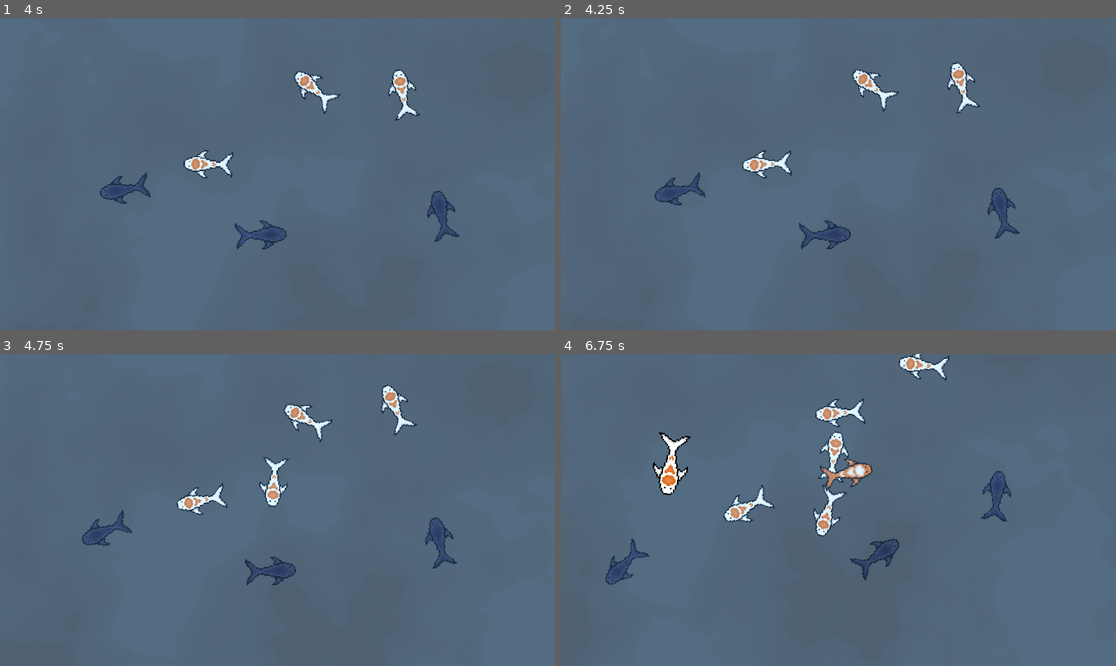
Above: before the commit, frames 1-4 (two rows, left to right).
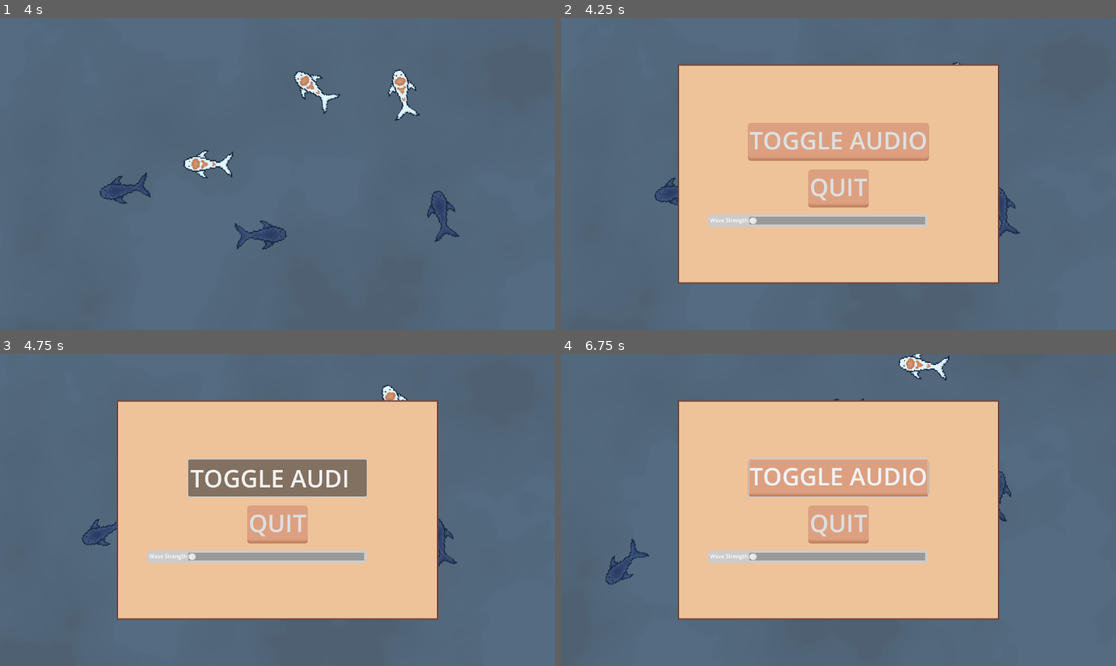
Above: after the commit, the same moments.

Repository: RankedLotus/fish_sim
Game: Godot game, scene res://scenes/level.tscn
The game is run twice, just before and just after one commit, with the same random seed, the same clock (stepped at 60 frames per second) and the same inputs. The engine's default icon, where the game draws it, is replaced by a stand-in: a white triangle on a blue panel in a dark square. Sound files missing from this copy of the repository are replaced by a short silence.
Inputs (mouse positions are in pixels of both pictures, inside the frame that each line leads up to):
- Up to frame 1 (4 s): move the mouse to (399, 158) at 0.52 s; click (399, 158) at 0.6 s; move the mouse to (166, 189) at 1.27 s; click (166, 189) at 1.35 s; move the mouse to (333, 105) at 2.02 s; click (333, 105) at 2.1 s; move the mouse to (249, 236) at 2.77 s; click (249, 236) at 2.85 s; move the mouse to (444, 220) at 3.52 s; click (444, 220) at 3.6 s
- Up to frame 2 (4.25 s): tap Escape (escape, bound only after the commit) at 4.15 s
- Up to frame 3 (4.75 s): click (277, 478) at 4.25 s, where only the run after the commit has a clickable "TOGGLE AUDIO"
- Up to frame 4 (6.75 s): click (838, 478) at 5 s, where only the run after the commit has a clickable "TOGGLE AUDIO"; click (838, 478) at 5.75 s, where only the run after the commit has a clickable "TOGGLE AUDIO"; move the mouse to (672, 463) at 6.52 s; click (672, 463) at 6.6 s

Frame 1 is identical in both runs. In frame 2, 41% of the frame differs, in the area x 21-79%, y 14-86%; in frame 3, 41%; in frame 4, 41%, in the area x 16-79%, y 14-86%.

Commit message:
made menu and wave speed slider

Diff:
--- a/level.gdshader
+++ b/level.gdshader
@@ -5,7 +5,8 @@
 uniform vec2 scroll = vec2(0.002, 0.002);
 uniform sampler2D noise2 : repeat_enable;
 uniform vec2 scroll2 = vec2(0.003, 0.003);
-uniform float distortion_strength : hint_range(-4, 4) = 4;
+uniform float distortion_strength = 1.0;
+uniform vec2 my_unique_strength = vec2(10.0, 10.0);
 uniform vec4 tone_color : source_color;
 uniform vec4 top_color : source_color;
 uniform float light_start : hint_range(0.0, 1.0) = 0.275;
@@ -15,12 +16,15 @@
 	// Called for every vertex the material is visible on.
 }
 
+uniform float s2 = 2.0;
+
 void fragment() {
 	float depth = texture(noise, UV + scroll * TIME * 0.2).r *
 	texture(noise2, UV + scroll2 * TIME * 0.2).r;
 	vec4 noise_col = texture(noise, UV + scroll * TIME * 0.2);
+	vec2 my_strength = distortion_strength * 3.5 * noise_col.rg;
 	vec4 screen_col = texture(SCREEN_TEXTURE,
-	 SCREEN_UV + distortion_strength * noise_col.r, -1);
+	 SCREEN_UV + s2 * distortion_strength * noise_col.r, -1);
 	vec4 top_light = smoothstep(0.2, 0.25, depth) * tone_color;
 	if (depth > 0.2 && depth < 0.6) {
 		COLOR = screen_col * 0.8 + 0.5 * tone_color + top_light * depth * 0.2;
--- /dev/null
+++ b/menu.gd
@@ -0,0 +1,9 @@
+extends Control
+
+
+func _on_quit_pressed():
+	get_tree().quit()
+
+
+func _on_h_slider_value_changed(value):
+	$"../..".shader_water_strength = value
--- /dev/null
+++ b/menu.tscn
@@ -0,0 +1,83 @@
+[gd_scene load_steps=5 format=3 uid="uid://c7mdfmap7klbc"]
+
+[ext_resource type="Texture2D" uid="uid://bxhi5u2orp7j1" path="res://art/menu-bkg.png" id="1_judfj"]
+[ext_resource type="Script" path="res://menu.gd" id="1_sbatl"]
+[ext_resource type="Theme" uid="uid://br5tb1b2ybjei" path="res://menu_theme.tres" id="2_dv8xh"]
+[ext_resource type="Theme" uid="uid://r4b8c8v4684v" path="res://slider_theme.tres" id="4_85qbd"]
+
+[node name="Menu" type="Control"]
+layout_mode = 3
+anchors_preset = 15
+anchor_right = 1.0
+anchor_bottom = 1.0
+grow_horizontal = 2
+grow_vertical = 2
+script = ExtResource("1_sbatl")
+metadata/_edit_use_anchors_ = true
+
+[node name="NinePatchRect" type="NinePatchRect" parent="."]
+layout_mode = 1
+anchors_preset = 8
+anchor_left = 0.5
+anchor_top = 0.5
+anchor_right = 0.5
+anchor_bottom = 0.5
+offset_left = -335.0
+offset_top = -229.0
+offset_right = 335.0
+offset_bottom = 229.0
+grow_horizontal = 2
+grow_vertical = 2
+texture = ExtResource("1_judfj")
+patch_margin_left = 5
+patch_margin_top = 5
+patch_margin_right = 5
+patch_margin_bottom = 5
+axis_stretch_horizontal = 2
+axis_stretch_vertical = 2
+
+[node name="VBoxContainer" type="VBoxContainer" parent="NinePatchRect"]
+layout_mode = 1
+anchors_preset = 8
+anchor_left = 0.5
+anchor_top = 0.5
+anchor_right = 0.5
+anchor_bottom = 0.5
+offset_left = -184.0
+offset_top = -89.0
+offset_right = 184.0
+offset_bottom = 89.0
+grow_horizontal = 2
+grow_vertical = 2
+theme_override_constants/separation = 20
+
+[node name="audio" type="Button" parent="NinePatchRect/VBoxContainer"]
+layout_mode = 2
+size_flags_horizontal = 4
+theme = ExtResource("2_dv8xh")
+text = "TOGGLE AUDIO"
+
+[node name="quit" type="Button" parent="NinePatchRect/VBoxContainer"]
+layout_mode = 2
+size_flags_horizontal = 4
+theme = ExtResource("2_dv8xh")
+text = "QUIT"
+
+[node name="HSlider" type="HSlider" parent="NinePatchRect/VBoxContainer"]
+layout_mode = 2
+size_flags_vertical = 4
+theme = ExtResource("4_85qbd")
+max_value = 40.0
+step = 0.5
+
+[node name="Label" type="Label" parent="NinePatchRect/VBoxContainer/HSlider"]
+layout_mode = 0
+offset_left = -81.0
+offset_top = -1.0
+offset_right = 4.0
+offset_bottom = 36.0
+theme_override_font_sizes/font_size = 11
+text = "Wave Strength"
+
+[connection signal="pressed" from="NinePatchRect/VBoxContainer/quit" to="." method="_on_quit_pressed"]
+[connection signal="value_changed" from="NinePatchRect/VBoxContainer/HSlider" to="." method="_on_h_slider_value_changed"]
--- /dev/null
+++ b/menu_theme.tres
@@ -0,0 +1,7 @@
+[gd_resource type="Theme" load_steps=2 format=3 uid="uid://br5tb1b2ybjei"]
+
+[ext_resource type="StyleBox" uid="uid://ccdhtb58krhh0" path="res://normal_button.tres" id="1_gxt5q"]
+
+[resource]
+default_font_size = 50
+Button/styles/normal = ExtResource("1_gxt5q")
--- /dev/null
+++ b/normal_button.tres
@@ -0,0 +1,15 @@
+[gd_resource type="StyleBoxFlat" format=3 uid="uid://ccdhtb58krhh0"]
+
+[resource]
+bg_color = Color(0.861053, 0.627146, 0.504357, 1)
+border_width_bottom = 8
+border_color = Color(0.862745, 0.627451, 0.505882, 0)
+border_blend = true
+corner_radius_top_left = 5
+corner_radius_top_right = 5
+corner_radius_bottom_right = 5
+corner_radius_bottom_left = 5
+expand_margin_left = 2.0
+expand_margin_right = 2.0
+shadow_color = Color(0.738659, 0.482735, 0.347462, 1)
+shadow_size = 1
--- a/project.godot
+++ b/project.godot
@@ -22,3 +22,8 @@
 "events": [Object(InputEventMouseButton,"resource_local_to_scene":false,"resource_name":"","device":-1,"window_id":0,"a …(257 unchanged characters)…
 ]
 }
+escape={
+"deadzone": 0.5,
+"events": [Object(InputEventKey,"resource_local_to_scene":false,"resource_name":"","device":-1,"window_id":0,"alt_pressed":false,"shift_pressed":false,"ctrl_pressed":false,"meta_pressed":false,"pressed":false,"keycode":0,"physical_keycode":4194305,"key_label":0,"unicode":0,"echo":false,"script":null)
+]
+}
--- a/scenes/level.tscn
+++ b/scenes/level.tscn
@@ -1,10 +1,11 @@
-[gd_scene load_steps=10 format=3 uid="uid://cebonqygwpakc"]
+[gd_scene load_steps=11 format=3 uid="uid://cebonqygwpakc"]
 
 [ext_resource type="Script" path="res://scripts/level.gd" id="1_ganfl"]
 [ext_resource type="Shader" path="res://level.gdshader" id="2_lx0uc"]
 [ext_resource type="Texture2D" uid="uid://48ahf4pgdw5y" path="res://art/icon.svg" id="3_r70a0"]
 [ext_resource type="PackedScene" uid="uid://d3ymaghq6gyyb" path="res://scenes/koi_fish.tscn" id="4_icc3s"]
 [ext_resource type="AudioStream" uid="uid://cjr62psid121" path="res://art/lake-wavelet-27909.mp3" id="5_6fyur"]
+[ext_resource type="PackedScene" uid="uid://c7mdfmap7klbc" path="res://menu.tscn" id="6_oxkog"]
 
 [sub_resource type="FastNoiseLite" id="FastNoiseLite_d1lfi"]
 
@@ -21,10 +22,12 @@
 shader_parameter/scroll = Vector2(0.1, 0.1)
 shader_parameter/scroll2 = Vector2(0.08, 0.08)
 shader_parameter/distortion_strength = 0.00800005
+shader_parameter/my_unique_strength = Vector2(10, 10)
 shader_parameter/tone_color = Color(0.133664, 0.277164, 0.41055, 0.635294)
 shader_parameter/top_color = Color(0, 0.917299, 0.926587, 0.666667)
 shader_parameter/light_start = 0.275
 shader_parameter/light_end = 0.4
+shader_parameter/s2 = 20.0
 shader_parameter/noise = SubResource("NoiseTexture2D_qw0u6")
 shader_parameter/noise2 = SubResource("NoiseTexture2D_3h4be")
 
@@ -49,4 +52,8 @@
 stream = ExtResource("5_6fyur")
 autoplay = true
 
+[node name="CanvasLayer" type="CanvasLayer" parent="."]
+
+[node name="Menu" parent="CanvasLayer" instance=ExtResource("6_oxkog")]
+
 [connection signal="finished" from="AudioStreamPlayer" to="." method="_on_audio_stream_player_finished"]
--- a/scripts/level.gd
+++ b/scripts/level.gd
@@ -1,10 +1,25 @@
 extends Node2D
+
+var can_click = true
 
 const koiFish = preload("res://scenes/koi_fish.tscn")
 
+var shader_water_strength : float = 1.0
+
+func _ready():
+	$CanvasLayer/Menu.visible = false
+
 func _physics_process(delta):
-	if Input.is_action_just_pressed("click"):
+	$shader.material.set("shader_parameter/s2", shader_water_strength)
+	print($shader.material.get("shader_parameter/s2"))
+
+	if Input.is_action_just_pressed("escape"):
+		$CanvasLayer/Menu.visible = not $CanvasLayer/Menu.is_visible_in_tree()
+		can_click = not can_click
+
+	if Input.is_action_just_pressed("click") and can_click:
 		_make_fish(get_global_mouse_position())
+
 
 
 func _make_fish(pos):
--- /dev/null
+++ b/slider_style.tres
@@ -0,0 +1,14 @@
+[gd_resource type="StyleBoxFlat" format=3 uid="uid://dfqrnuilf8m47"]
+
+[resource]
+border_width_left = 85
+border_width_top = 5
+border_width_right = 5
+border_width_bottom = 5
+corner_radius_top_left = 5
+corner_radius_top_right = 5
+corner_radius_bottom_right = 5
+corner_radius_bottom_left = 5
+expand_margin_left = 85.0
+expand_margin_top = 8.0
+expand_margin_bottom = 8.0
--- /dev/null
+++ b/slider_theme.tres
@@ -0,0 +1,6 @@
+[gd_resource type="Theme" load_steps=2 format=3 uid="uid://r4b8c8v4684v"]
+
+[ext_resource type="StyleBox" uid="uid://dfqrnuilf8m47" path="res://slider_style.tres" id="1_qwsuy"]
+
+[resource]
+HSlider/styles/slider = ExtResource("1_qwsuy")
Binary file added: art/menu-bkg.png
Not shown, added: art/menu-bkg.png.import
